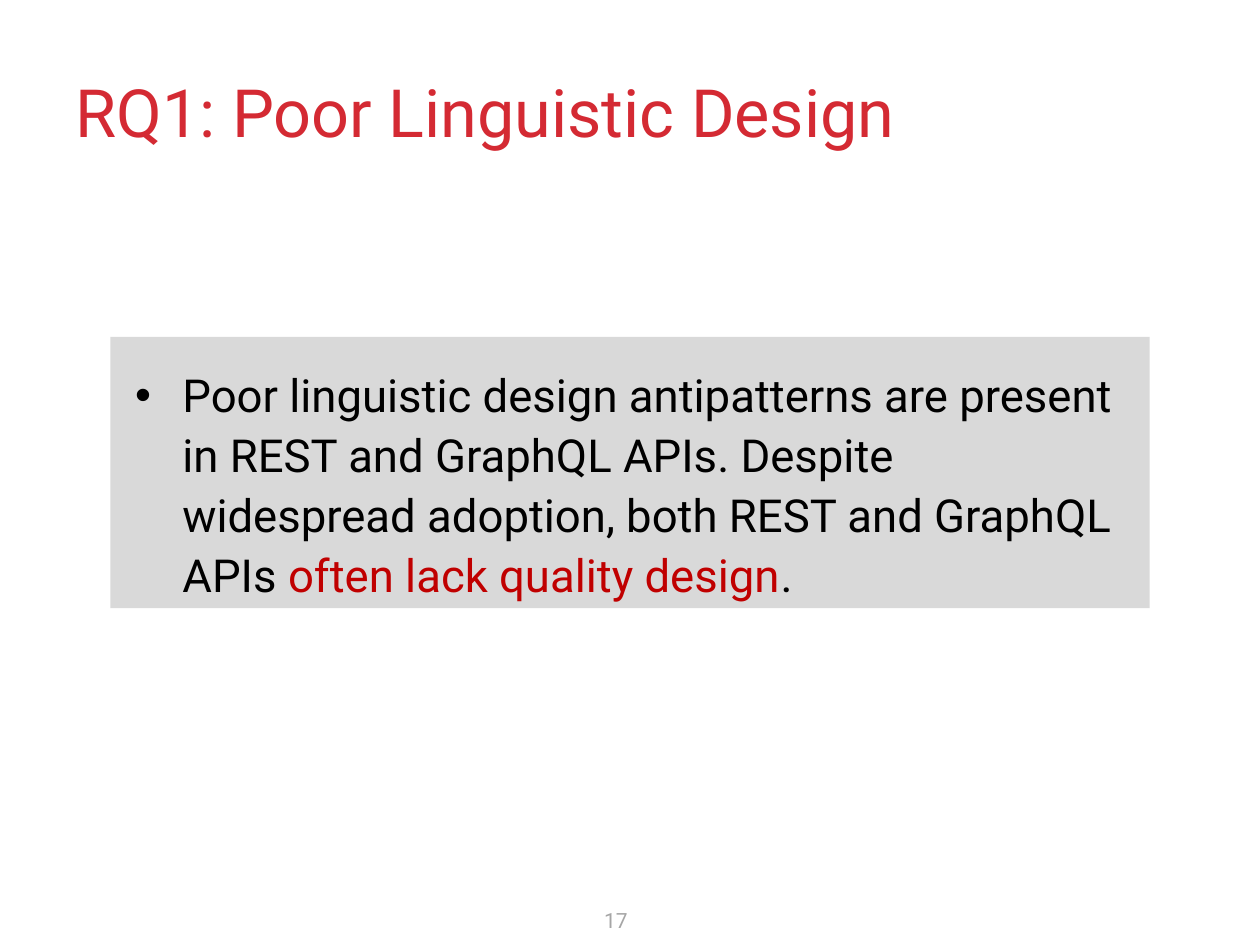
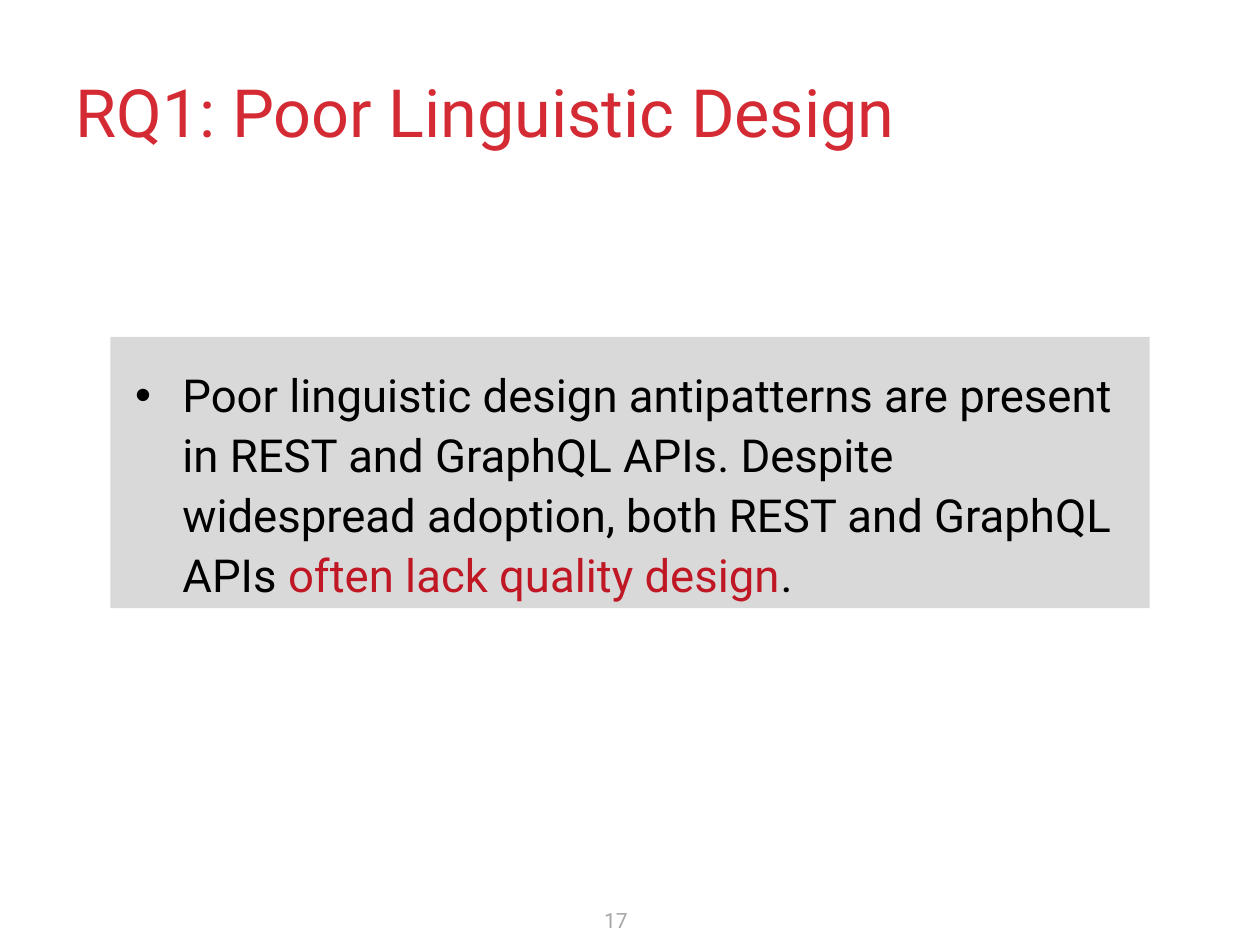
Before and after one commit to krishnodey/API-Quality, a slide deck: slide 17 of Cascon-Resources/Presentation/CASCON-2024.pptx. Drawn at 1260x945 pixels with LibreOffice and Linux fonts; fonts in the diff are those of the drawing. Boxes give left, top, right and bottom in pixels: in the first picture for what was removed or moved away, otherwise in the second. Text is boxed around its words. In the diff, an @@ line names an element or a change of style, - is before the commit and + after.

Commit message:
presentation

```diff
--- a/Cascon-Resources/Presentation/CASCON-2024.pptx
+++ b/Cascon-Resources/Presentation/CASCON-2024.pptx
@@ text "Poor linguistic design antipatterns are ..." at (111, 336, 1150, 607): text colour #C00000 to #C01725 in "often lack quality design." @@
```
Also in this commit, not shown: 8 other slides changed.
